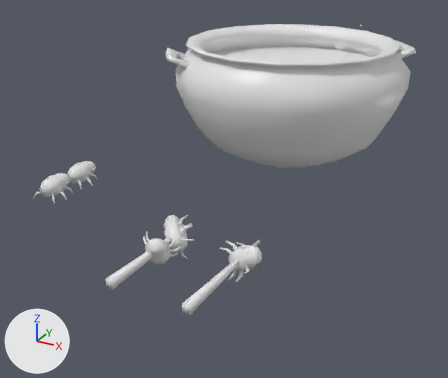
The FBX model ggj-2024-unity/Assets/Models/blender-assets.fbx as it was, and as the next commit left it.
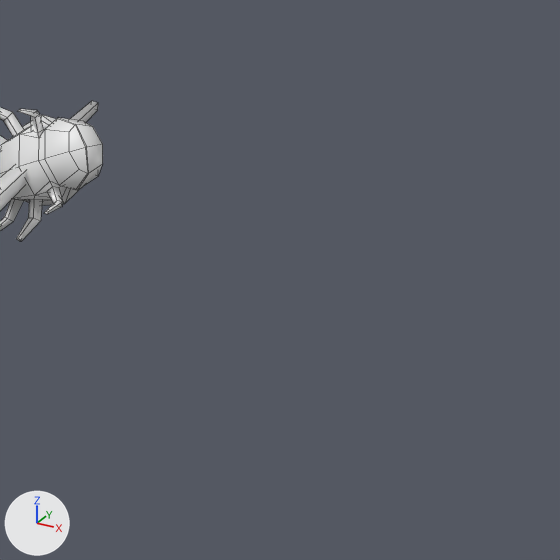
Each version appears first whole from a 50 mm lens placed at (2.74, -5.22, 2.43), pointed at (-0.06, -0.12, -0.12), and next in a close-up on the part from 51% to 89% of the width and 55% to 100% of the height. Every picture has the same lights, and +X, +Y and +Z are marked at lower left. The close-ups show mesh edges as thin lines. Where no turn or scale is listed for an object, it has been applied to the vertices.

The first close-up shows 'item-bug-snack-1'.
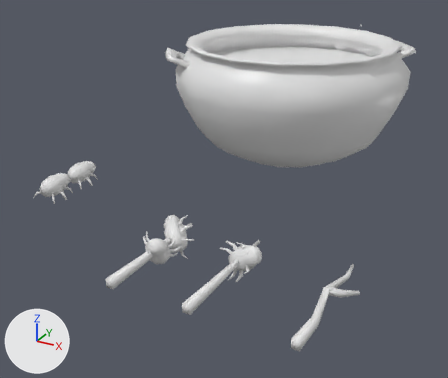
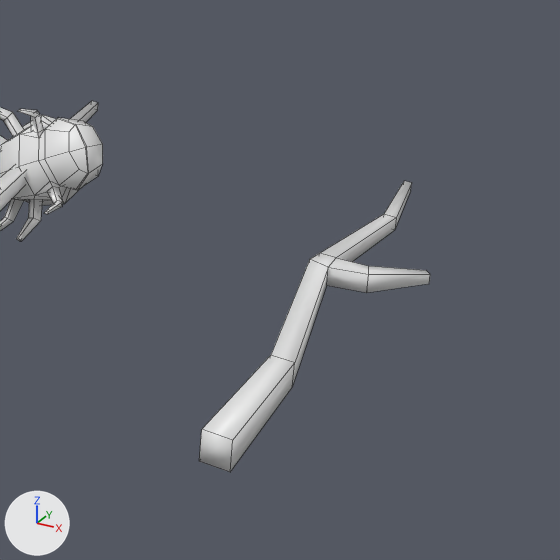
The change in detail:
Mesh me_plane_006 is new.
It has 32 vertices, 30 faces and spans x -0.053..0.176, y -0.516..0.577, z -0.042..0.054.
It uses material mat_palette (white #e7e7e7).
Object 'item-stick' (ob_item_stick) is new; it shows me_plane_006.
Its location is (1.647, -1.811, 0.051).

Changed parts and their boxes [x1, y1, x2, y2] in the close-ups (560 x 560 px):
'item-stick', added
    after: [199, 181, 430, 472]
